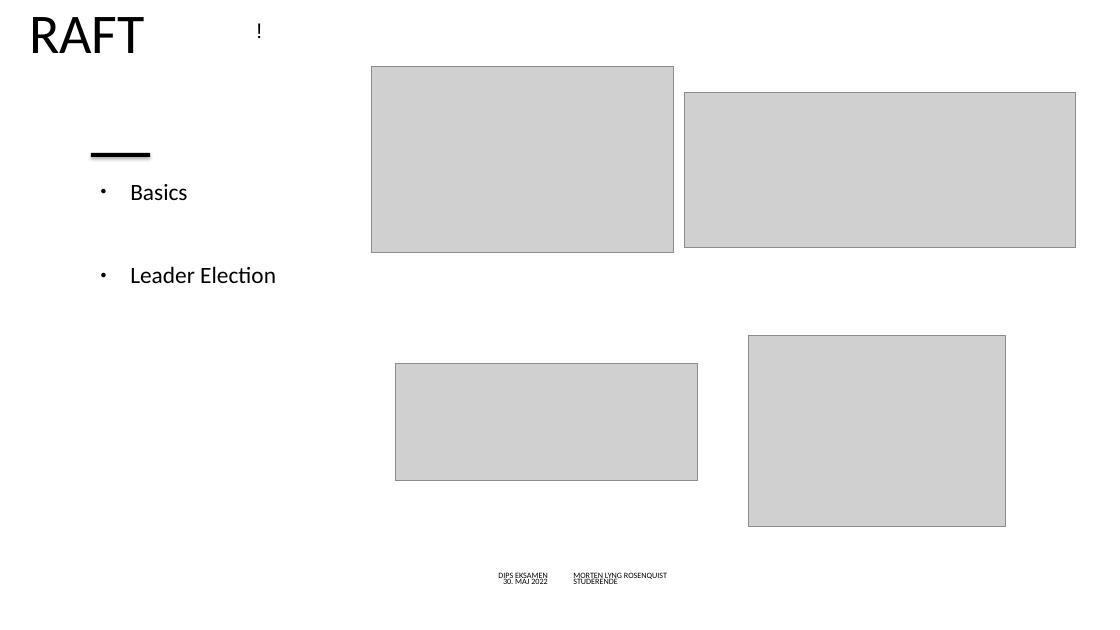
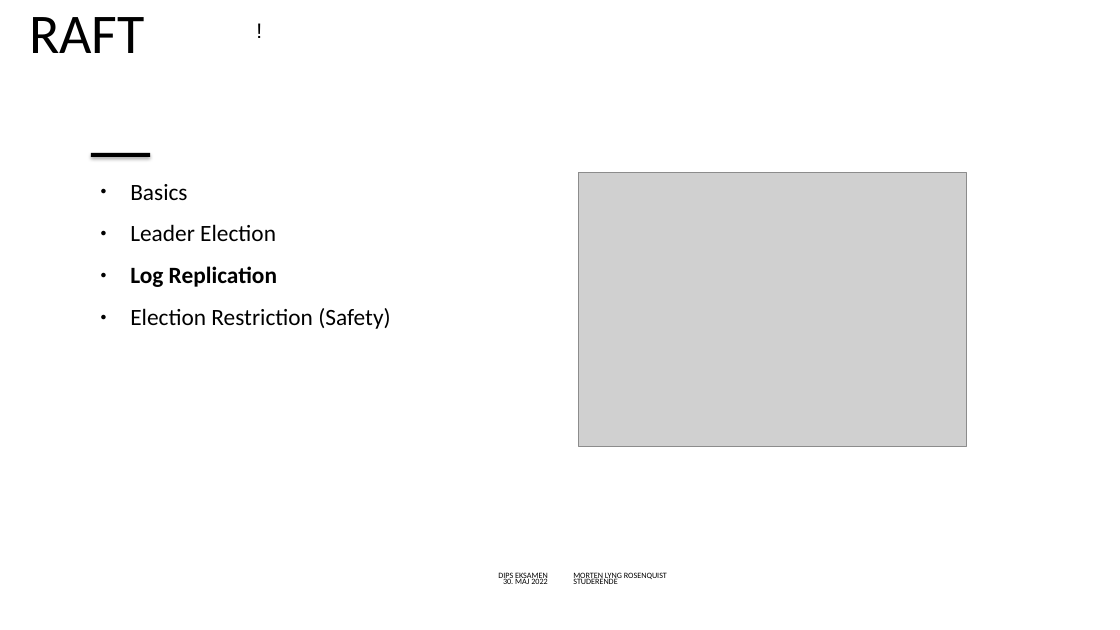
Before and after one commit to mlRosenquist/au-mlr-distributed-and-pervasive-systems, a slide deck: slide 18 of Præsentation.pptx (slide 16 before the commit). Drawn at 1120x630 pixels with LibreOffice and Linux fonts; fonts in the diff are those of the drawing; grey boxes stand for pictures; background and template pictures are left out. Boxes give left, top, right and bottom in pixels: in the first picture for what was removed or moved away, otherwise in the second. Text is boxed around its words. In the diff, an @@ line names an element or a change of style, - is before the commit and + after.

Commit message:
updated slides

```diff
--- a/Præsentation.pptx
+++ b/Præsentation.pptx
@@ picture removed at bbox=[371, 66, 674, 253] @@
@@ picture removed at bbox=[685, 92, 1075, 248] @@
@@ picture added at bbox=[579, 172, 966, 446] @@
@@ text at bbox=[130, 266, 390, 329]: paragraphs added @@
+● Log Replication
+● Election Restriction (Safety)
@@ picture removed at bbox=[749, 335, 1005, 527] @@
@@ picture removed at bbox=[395, 364, 697, 481] @@
```
Also in this commit, not shown: 18 other slides changed, 3 slides added, 1 slide removed, 1 other file.
